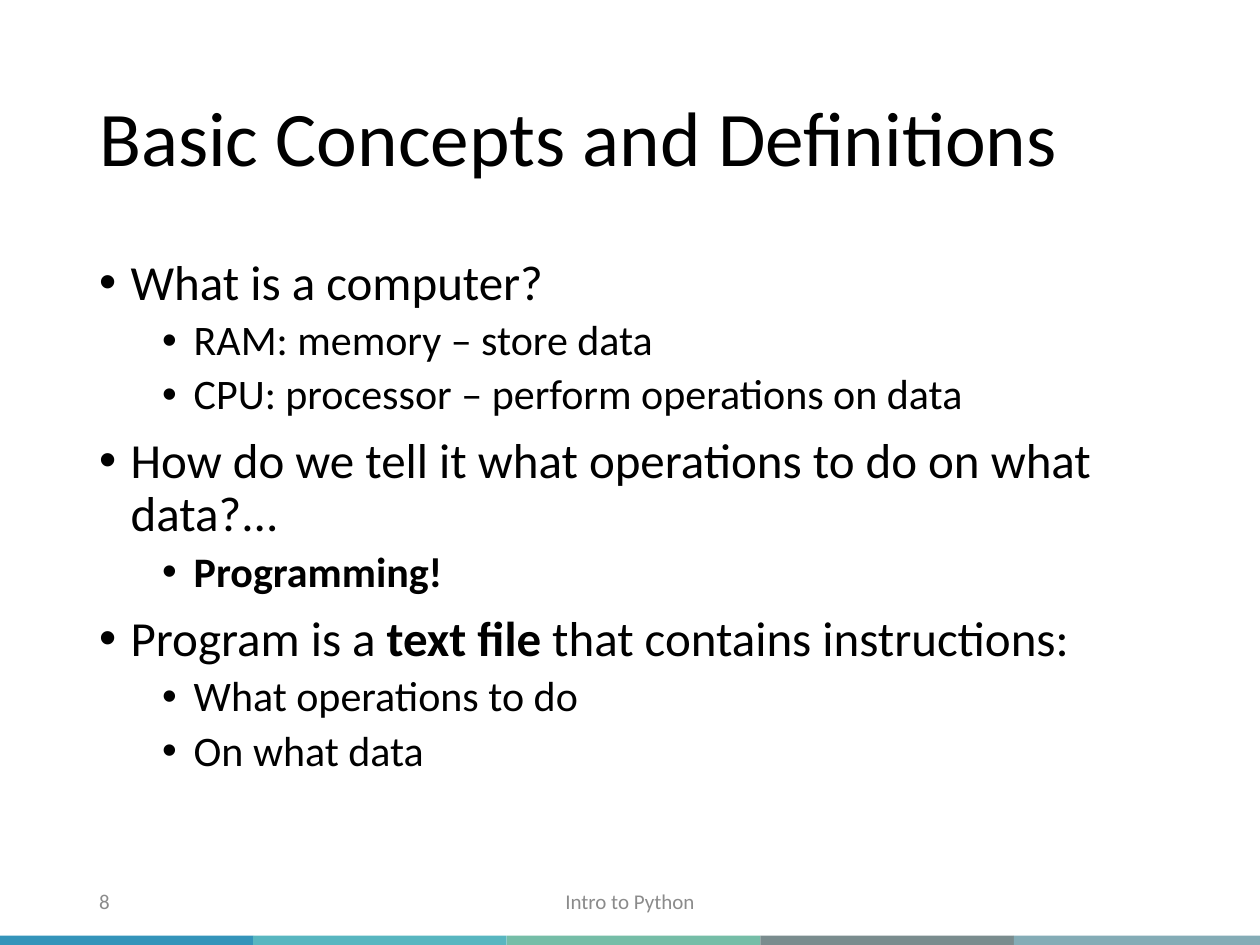
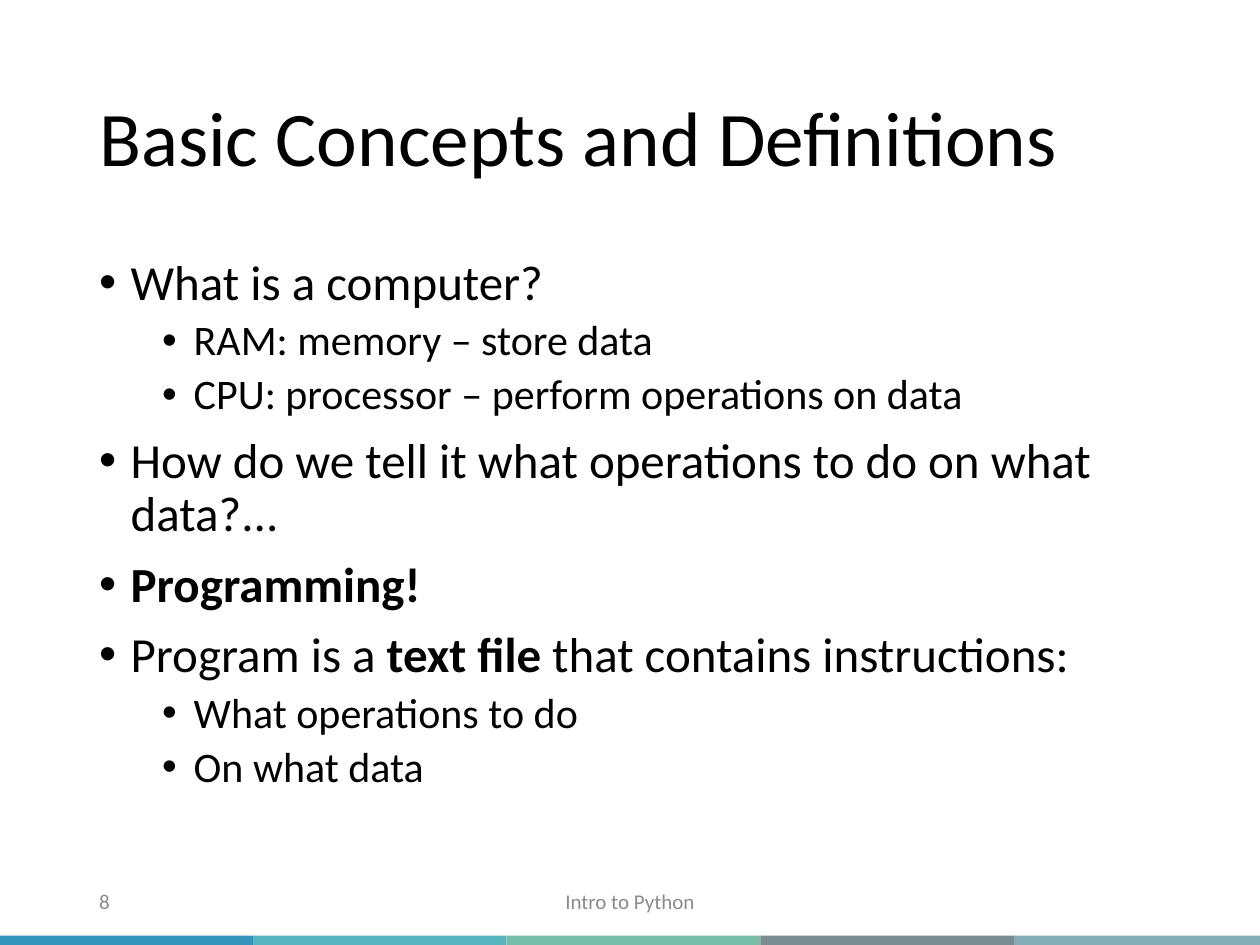
Before and after one commit to bzrudski/micm_intro_to_python_summer_2023, a slide deck: slide 8 of slides/Intro_to_Python_MiCM_slides_2023.pptx. Drawn at 1260x945 pixels with LibreOffice and Linux fonts; fonts in the diff are those of the drawing; background and template pictures are left out. Boxes give left, top, right and bottom in pixels: in the first picture for what was removed or moved away, otherwise in the second. Text is boxed around its words. In the diff, an @@ line names an element or a change of style, - is before the commit and + after.

```diff
--- a/slides/Intro_to_Python_MiCM_slides_2023.pptx
+++ b/slides/Intro_to_Python_MiCM_slides_2023.pptx
@@ text at (131, 567, 421, 611): size 24 to 28 pt in "Programming!"; list level 2 to 1 in "Programming!" @@
```
Also in this commit, not shown: 2 other slides changed, 2 slides removed, 1 other file.
